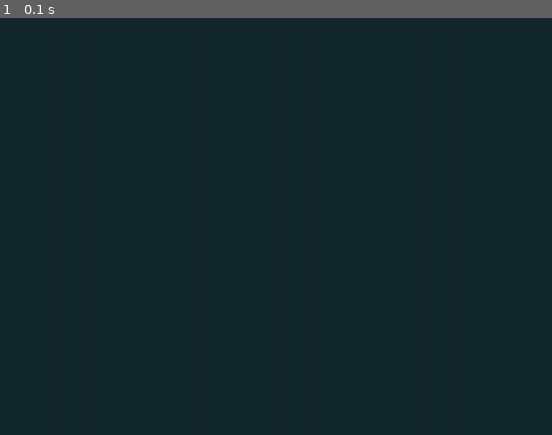
Above: before the commit, frame 1.
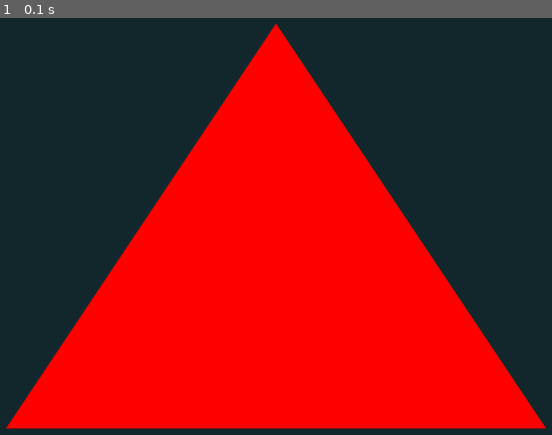
Above: after the commit, the same moment.

Repository: Arthurobdfv/pyGameExperiment
Game: pygame game, started from __main_gl__.py
The game is run twice, just before and just after one commit, with the same random seed, the same clock (stepped at 60 frames per second) and the same inputs.
Inputs:
- Up to frame 1 (0.1 s): no input

The runs differ from the first frame. In frame 1, 48% of the frame differs, in the area x 1-99%, y 1-99%.

Commit message:
Fixing Hello Triangle

Diff:
--- a/__main_gl__.py
+++ b/__main_gl__.py
@@ -11,6 +11,7 @@
         # Specifies use og OpenGL 3,3
         pg.display.gl_set_attribute(pg.GL_CONTEXT_MAJOR_VERSION, 3)
         pg.display.gl_set_attribute(pg.GL_CONTEXT_MINOR_VERSION, 3)
+        pg.display.gl_set_attribute(pg.GL_CONTEXT_PROFILE_MASK, pg.GL_CONTEXT_PROFILE_CORE)
         # create opengl context
         pg.display.set_mode(self.WIN_SIZE, flags=pg.OPENGL | pg.DOUBLEBUF)
         # detect and use existing opengl context
@@ -31,6 +32,7 @@
 
     def render(self):
         self.ctx.clear(color=self.background_color)
+        self.scene.render()
         pg.display.flip()
 
     def run(self):
